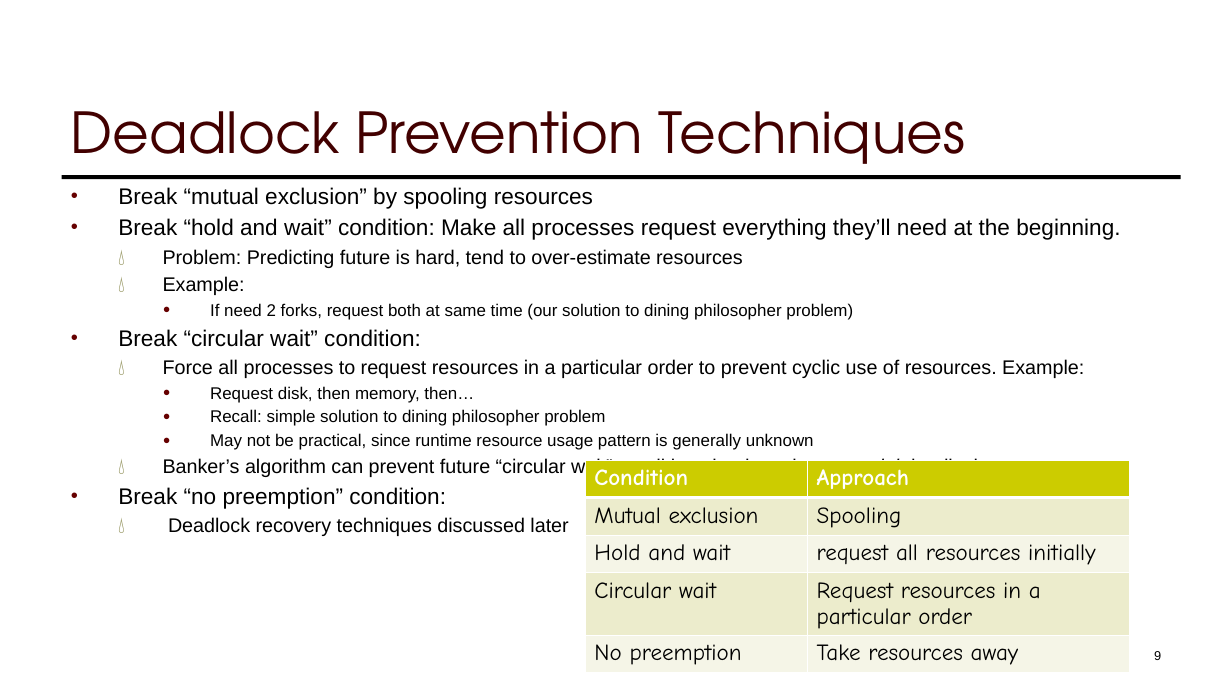
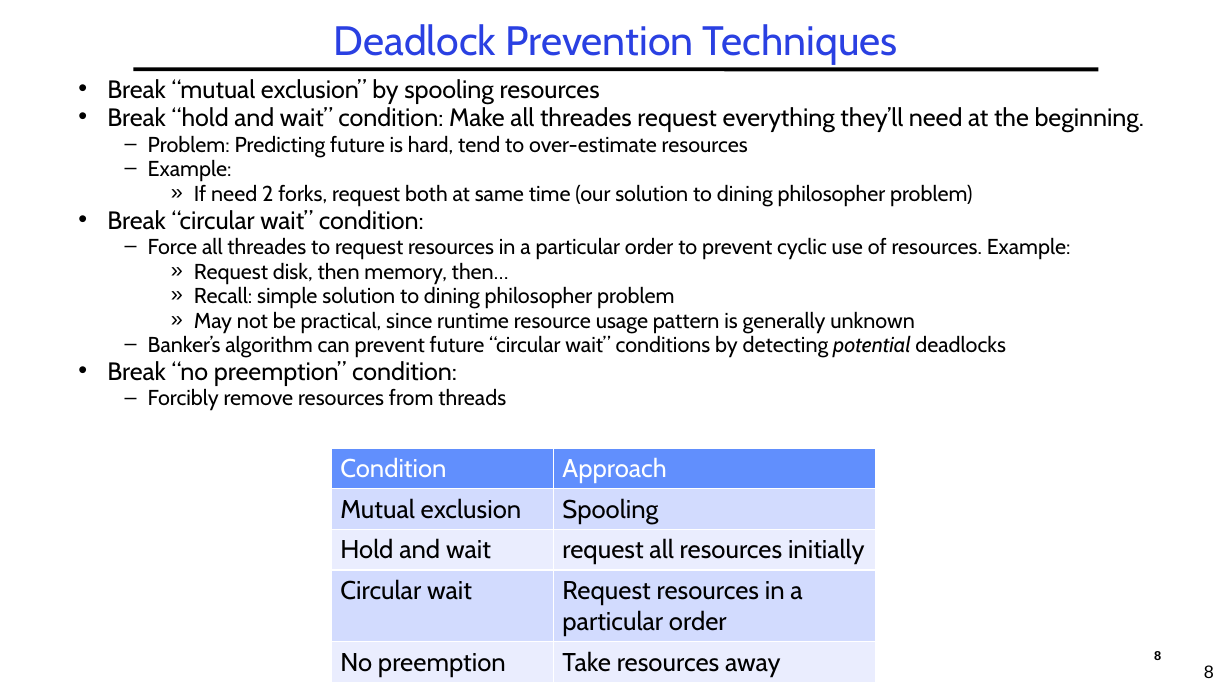
Before and after one commit to guhofstra/CSC256Fa25, a slide deck: slide 8 of PPTs/LXX Deadlocks.pptx (slide 9 before the commit). Drawn at 1232x693 pixels with LibreOffice and Linux fonts; fonts in the diff are those of the drawing. Boxes give left, top, right and bottom in pixels: in the first picture for what was removed or moved away, otherwise in the second. Text is boxed around its words. In the diff, an @@ line names an element or a change of style, - is before the commit and + after.

```diff
--- a/PPTs/LXX Deadlocks.pptx
+++ b/PPTs/LXX Deadlocks.pptx
@@ title "Deadlock Prevention Techniques": place and size @@
-title "Deadlock Prevention Techniques" at [71, 111, 965, 179]
+title "Deadlock Prevention Techniques" at [334, 24, 898, 65]
@@ title "Deadlock Prevention Techniques" at [334, 24, 898, 65]: size 44 to 32 pt, font TeX Gyre Adventor to Cabin, text colour #420000 to #2A40E2; alignment left to centre; line spacing 1 to 0.9; vertical alignment bottom to middle @@
@@ text "Break “mutual exclusion” by spooling ...": place and size @@
-text "Break “mutual exclusion” by spooling ..." at [118, 187, 1120, 509]
+text "Break “mutual exclusion” by spooling ..." at [107, 79, 1145, 411]
@@ text at [107, 79, 1006, 386]: size 17.6 to 19.6 pt in "Break “mutual exclusion” by spooling resources", "Break “circular wait” condition:", "Break “no preemption” condition:"; font Arial to Cabin in "Break “mutual exclusion” by spooling resources", "Problem: Predicting future is hard, tend to ...", "Example:", "If need 2 forks, request both at ..." and 6 more places; size 15.4 to 16.8 pt in "Problem: Predicting future is hard, tend to ...", "Example:", "Banker’s algorithm can prevent future “circular wait” ..."; size 13.2 to 16.8 pt in "If need 2 forks, request both at ...", "Request disk, then memory, then…", "Recall: simple solution to dining philosopher problem", "May not be practical, since runtime resource ..."; indent changed; line spacing 1 to 0.7; more space between paragraphs; bullet 💧 to –; bullet ● to » @@
@@ line moved from (1181, 177) - (62, 177) to (133, 69) - (1099, 69) @@
@@ text at [107, 107, 1145, 133]: text changed; size 17.6 to 19.6 pt; font Arial to Cabin @@
-• Break “hold and wait” condition: Make all processes request everything they’ll need at the beginning.
+• Break “hold and wait” condition: Make all threades request everything they’ll need at the beginning.
@@ text at [148, 237, 1071, 260]: text changed; size 15.4 to 16.8 pt; font Arial to Cabin @@
-  💧 Force all processes to request resources in a particular order to prevent cyclic use of resources. Example:
+  – Force all threades to request resources in a particular order to prevent cyclic use of resources. Example:
@@ text at [148, 388, 506, 411]: text changed; size 15.4 to 16.8 pt; font Arial to Cabin @@
-  💧 Deadlock recovery techniques discussed later
+  – Forcibly remove resources from threads
@@ table at [331, 448, 875, 680] @@
@@ fill #CCCC00 to #618FFD in row 1 @@
@@ fill #ECECCC to #D2DBFE in 4 cells @@
@@ fill #F6F6E7 to #EAEEFF in 4 cells @@
@@ size 18 to 20 pt, font Comic Neue to Cabin @@
@@ table: place and size @@
-table at [585, 460, 1129, 675]
+table at [331, 448, 875, 680]
@@ page number at [1154, 650, 1161, 663]: text changed; bold on @@
-9
+8
@@ page number added at [1204, 665, 1214, 678], 14 pt, text #000000 @@
+8
```
Also in this commit, not shown: 49 other slides changed, 1 slide added, 11 slides removed, 4 other files.
